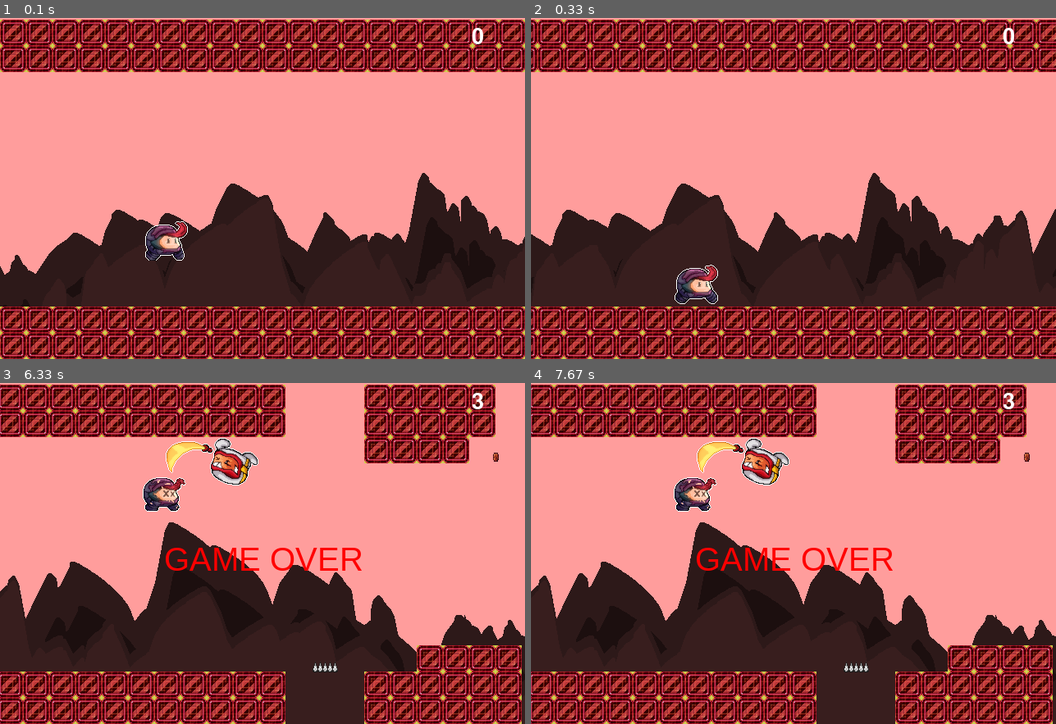
Above: before the commit, frames 1-4 (two rows, left to right).
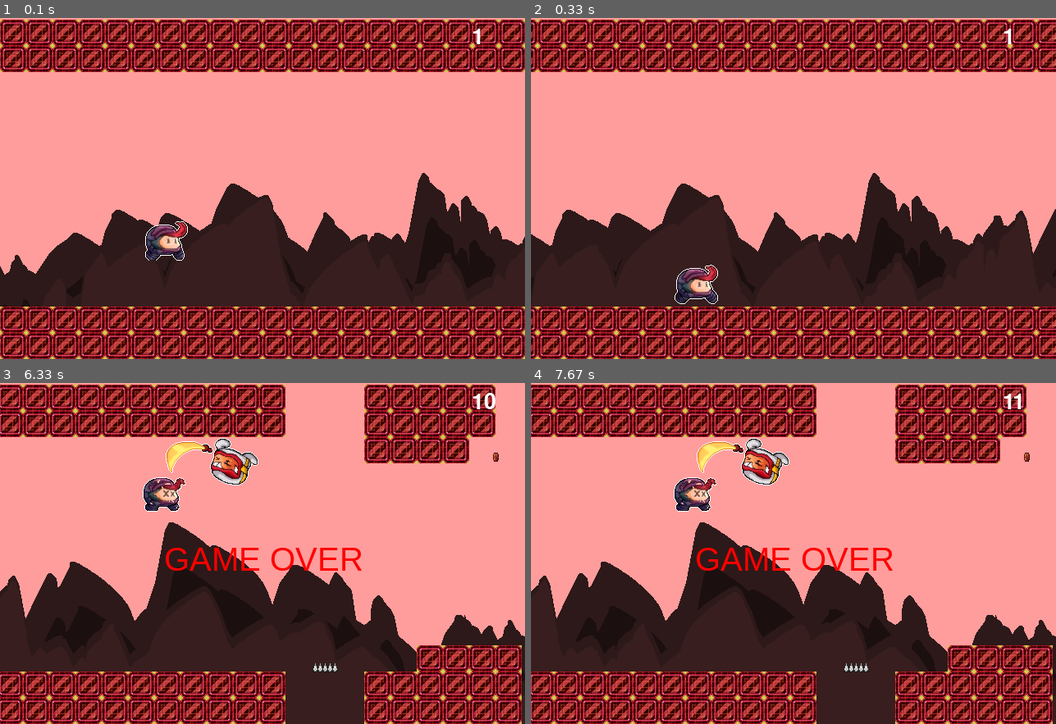
Above: after the commit, the same moments.

Repository: AP-Class-Activities/Final-Project-T-19
Game: pygame game, started from Main/main_loop.py
Two runs of this game, one before a commit and one after it. Both use one fixed random seed, a clock stepped at 60 frames per second and the inputs below.
Inputs:
- Up to frame 1 (0.1 s): no input
- Up to frame 2 (0.33 s): no input
- Up to frame 3 (6.33 s): hold Up 0.88-1.35 s; hold Down 1.43-1.73 s; tap S at 1.77 s
- Up to frame 4 (7.67 s): no input

The runs differ from the first frame. In frame 1, less than 0.1% of the frame differs, in the area x 89-93%, y 2-8%; in frame 2, less than 0.1%; in frame 3, 0.1%, in the area x 89-95%, y 2-8%; in frame 4, 0.1%.

Commit message:
- Enabled fall damage - Player now gets one point every second

Diff:
--- a/Main/main_loop.py
+++ b/Main/main_loop.py
@@ -21,8 +21,14 @@
             scrollBackground(scrollSpeed, 0)  # harekate background
             spawnerE.spawnHazard(320, 96,"images/spr_enemy.png",enemylist,type= "Enemy")
             spawnerS.spawnHazard(346, 69, "images/spr_spike.png", spikelist,type= "Spike")
-        # if pl.ypos > 450 or pl.ypos < -32:
-        #     pl.despawn()
+
+
+        if pl.ypos > 450 or pl.ypos < -32: #fall damage
+            pl.despawn()
+
+        if clock() > targetTime:
+            targetTime = clock() + 1000 #points per second
+            scoreboard.Addscore(1)
 
         # if (keyPressed("left")): #in size windows ro tagheer mide. shayad be dard bokhore baadan.
         #     W , H = H , W
@@ -40,9 +46,7 @@
         #     bgs = 0
 
 
-        # if clock() > targetTime:
-        #     targetTime = clock() + 2000
-        #     scoreboard.Addscore(1)
+
 
         if (keyPressed("k")) and pl.alive == False: #kelid k = koshtan player
             pl.despawn()
